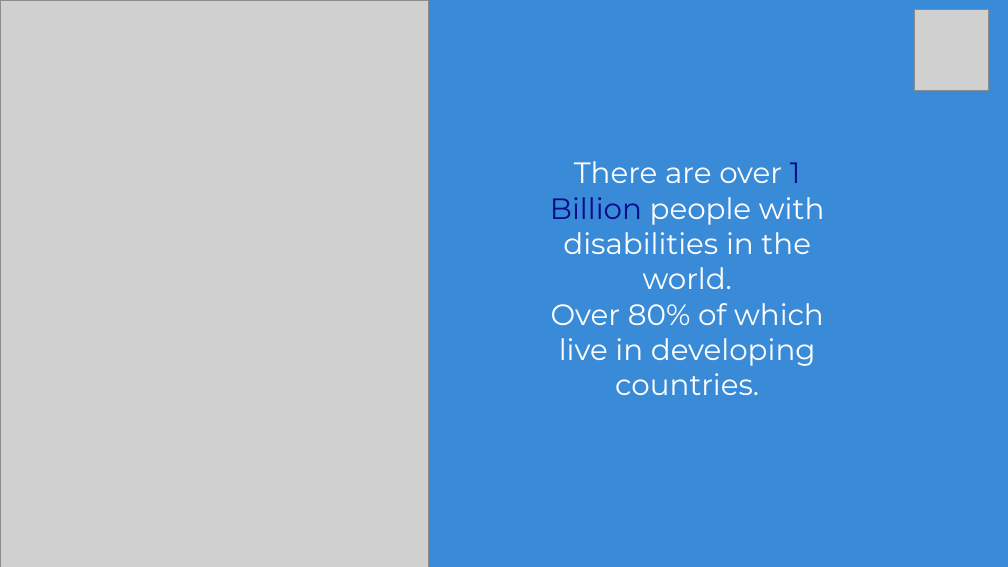
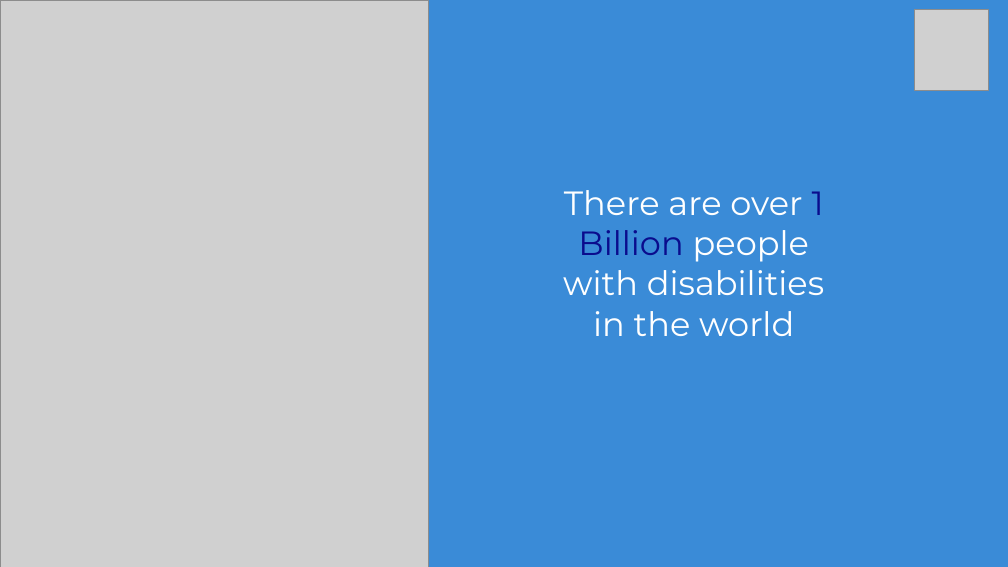
Before and after one commit to rs6713/sesame, a slide deck: slide 2 of sesame_presentation.pptx. Drawn at 1008x567 pixels with LibreOffice and Linux fonts; fonts in the diff are those of the drawing; grey boxes stand for pictures; background and template pictures are left out. Boxes give left, top, right and bottom in pixels: in the first picture for what was removed or moved away, otherwise in the second. Text is boxed around its words. In the diff, an @@ line names an element or a change of style, - is before the commit and + after.

```diff
--- a/sesame_presentation.pptx
+++ b/sesame_presentation.pptx
@@ text at bbox=[563, 190, 824, 336]: text changed; size 28 to 32 pt @@
-There are over 1 Billion people with disabilities in the world.
-Over 80% of which live in developing countries.
+There are over 1 Billion people with disabilities in the world
```
Also in this commit, not shown: 4 other slides changed, 1 slide added.
